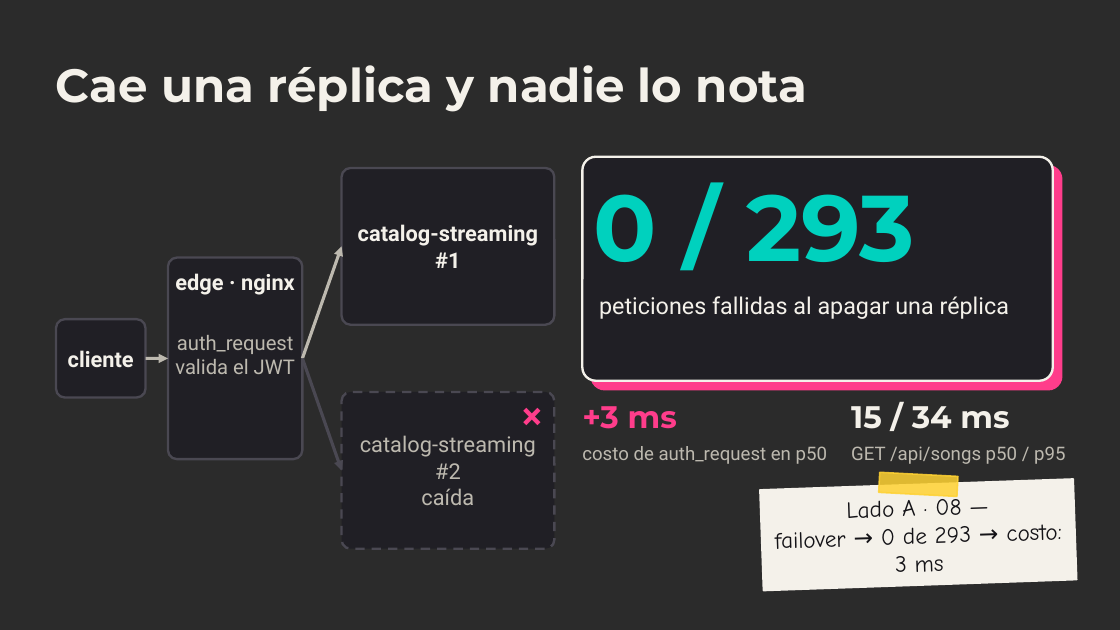
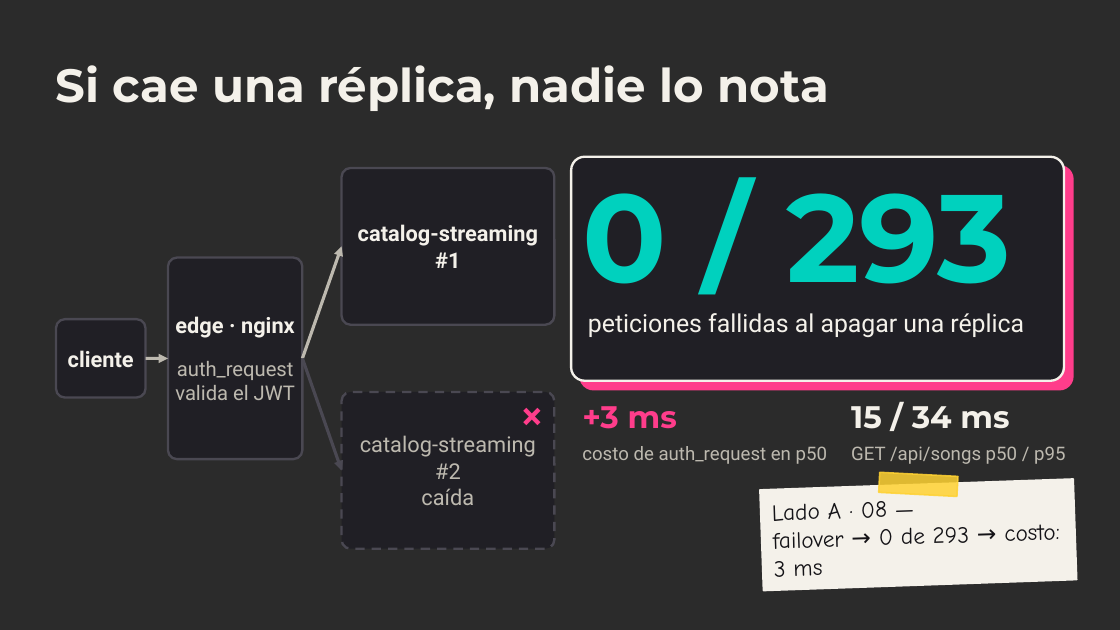
Before and after one commit to ChristianFRZ/FLDSMDFR, a slide deck: slide 2 of docs/presentacion/meloxo.pptx. Drawn at 1120x630 pixels with LibreOffice and Linux fonts; fonts in the diff are those of the drawing; background and template pictures are left out; a plain dark background stands for a picture behind light text. Boxes give left, top, right and bottom in pixels: in the first picture for what was removed or moved away, otherwise in the second. Text is boxed around its words. In the diff, an @@ line names an element or a change of style, - is before the commit and + after.

```diff
--- a/docs/presentacion/meloxo.pptx
+++ b/docs/presentacion/meloxo.pptx
@@ text at bbox=[56, 65, 829, 111]: text changed @@
-Cae una réplica y nadie lo nota
+Si cae una réplica, nadie lo nota
@@ rounded rectangle: place and size @@
-rounded rectangle at bbox=[582, 157, 1053, 381]
+rounded rectangle at bbox=[571, 157, 1064, 381]
@@ rounded rectangle: place and size @@
-rounded rectangle at bbox=[591, 166, 1062, 390]
+rounded rectangle at bbox=[580, 166, 1073, 390]
@@ text "0 / 293": place and size @@
-text "0 / 293" at bbox=[594, 194, 915, 262]
+text "0 / 293" at bbox=[582, 193, 1011, 284]
@@ text "0 / 293" at bbox=[582, 193, 1011, 284]: size 60 to 80 pt @@
@@ text "edge · nginx": place and size @@
-text "edge · nginx" at bbox=[175, 273, 295, 295]
+text "edge · nginx" at bbox=[175, 316, 295, 338]
@@ text "peticiones fallidas al apagar una ...": place and size @@
-text "peticiones fallidas al apagar una ..." at bbox=[599, 296, 1009, 319]
+text "peticiones fallidas al apagar una ..." at bbox=[588, 313, 1024, 337]
@@ text "peticiones fallidas al apagar una ..." at bbox=[588, 313, 1024, 337]: size 15 to 16 pt @@
@@ text "auth_request valida el JWT": place and size @@
-text "auth_request valida el JWT" at bbox=[175, 335, 295, 374]
+text "auth_request valida el JWT" at bbox=[175, 361, 295, 400]
@@ text "Lado A · 08 —" at bbox=[772, 501, 1061, 577]: alignment centre to left @@
```
Also in this commit, not shown: 1 other slide changed, 4 other files.
